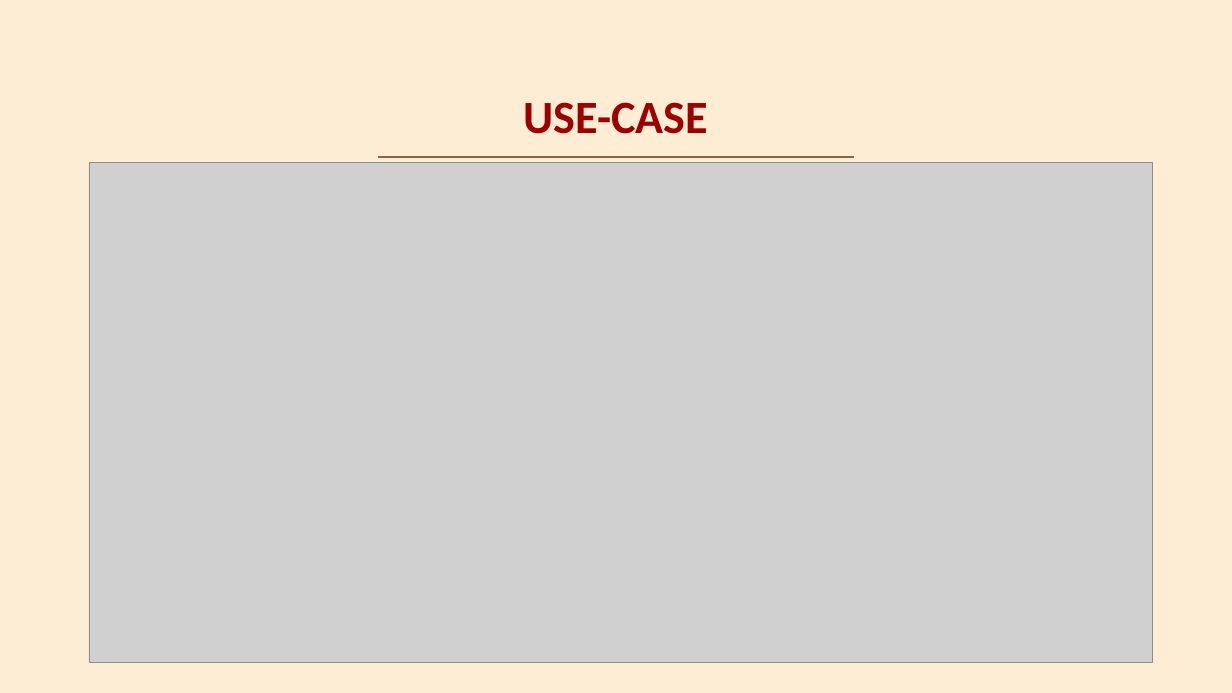
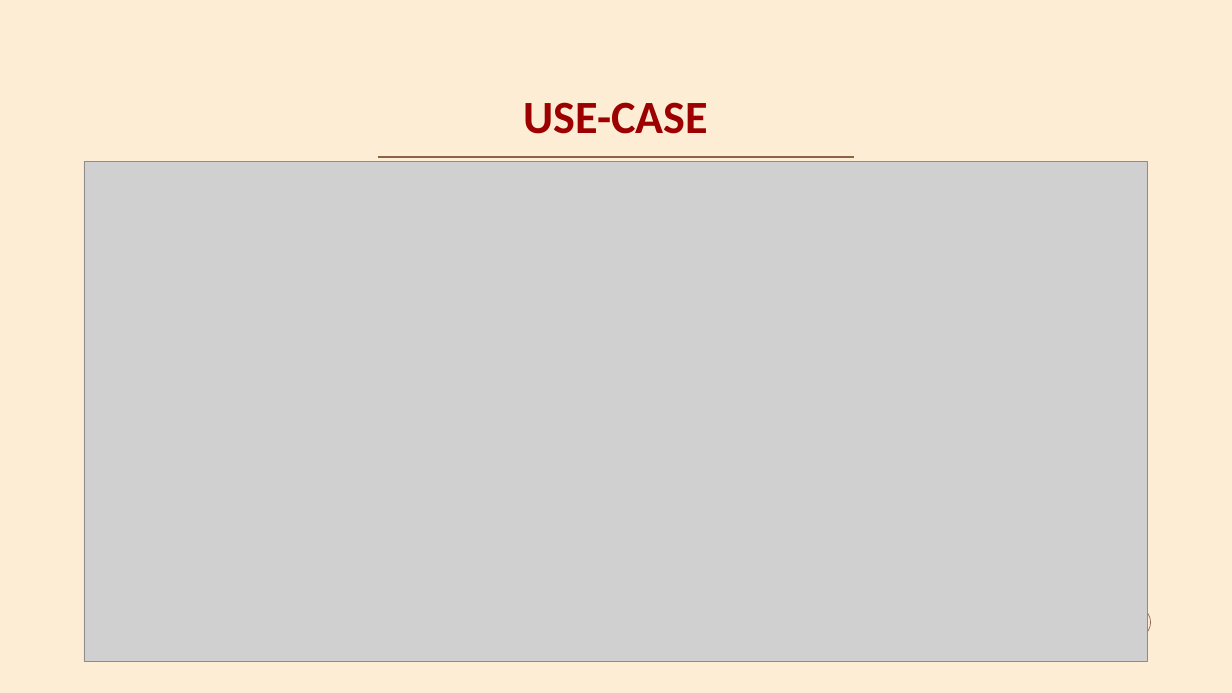
Before and after one commit to FxLuc/webchat, a slide deck: slide 2 of zalo.pptx. Drawn at 1232x693 pixels with LibreOffice and Linux fonts; fonts in the diff are those of the drawing; grey boxes stand for pictures. Boxes give left, top, right and bottom in pixels: in the first picture for what was removed or moved away, otherwise in the second. Text is boxed around its words. In the diff, an @@ line names an element or a change of style, - is before the commit and + after.

```diff
--- a/zalo.pptx
+++ b/zalo.pptx
@@ picture: place and size @@
-picture at (89,163,1153,663)
+picture at (84,162,1148,662)
@@ ellipse added at (1118,606,1151,639), outline #8D6347 0.5 pt @@
```
Also in this commit, not shown: 5 other slides changed, 16 other files.
